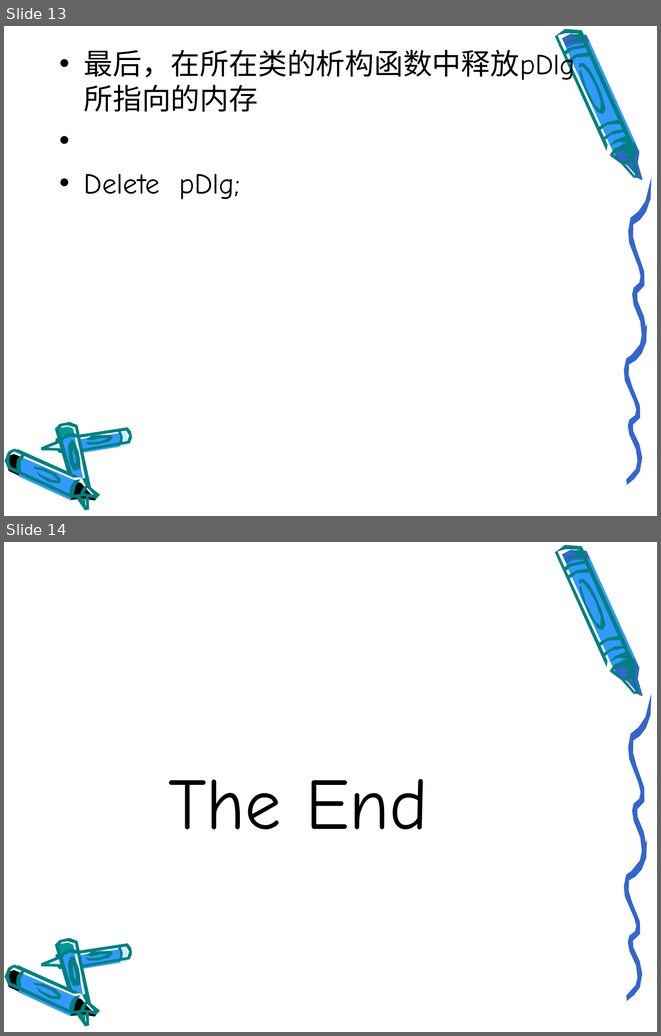
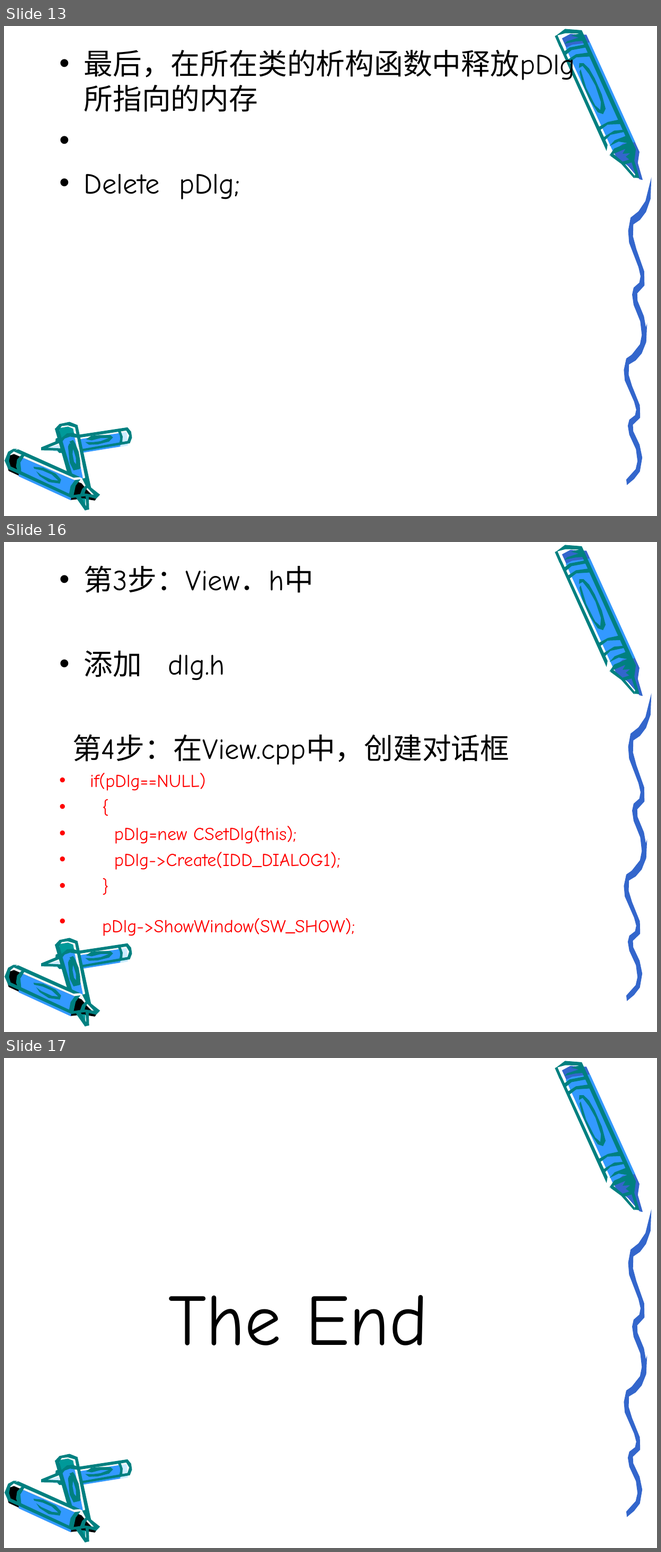
Before and after one commit to gudianxiaoshuo/VC_PPT, a slide deck: 模态对话框-非模态对话框.ppt. Shown one above the other, each under a label of ours: slides 13 and 14 before the commit, slides 13, 16 and 17 after it; the slides between them are not shown. The pictures are 661x1036 and 661x1552 pixels, drawn with LibreOffice and Linux fonts; fonts in the diff are those of the drawing. Boxes give left, top, right and bottom in pixels: in the first picture for what was removed or moved away, otherwise in the second. Text is boxed around its words. In the diff, an @@ line names an element or a change of style, - is before the commit and + after.

Commit message:
非模态中添加VIEW指针变量

```diff
--- a/模态对话框-非模态对话框.ppt
+++ b/模态对话框-非模态对话框.ppt
@@ slide 16 added at bbox=[4, 542, 657, 1032], background #FFFFFF; not listed: 37 template elements that a slide beside it also shows @@
@@ text added at bbox=[72, 566, 509, 936], 20 pt, text #FF0000 @@
+• 第3步：View．h中
+• 添加 dlg.h
+第4步：在View.cpp中，创建对话框
+• if(pDlg==NULL)
+• {
+• pDlg=new CSetDlg(this);
+• pDlg->Create(IDD_DIALOG1);
+• }
+• pDlg->ShowWindow(SW_SHOW);
@@ what was slide 14 is now slide 17 @@
```
Also in this commit, not shown: 2 other slides added.
